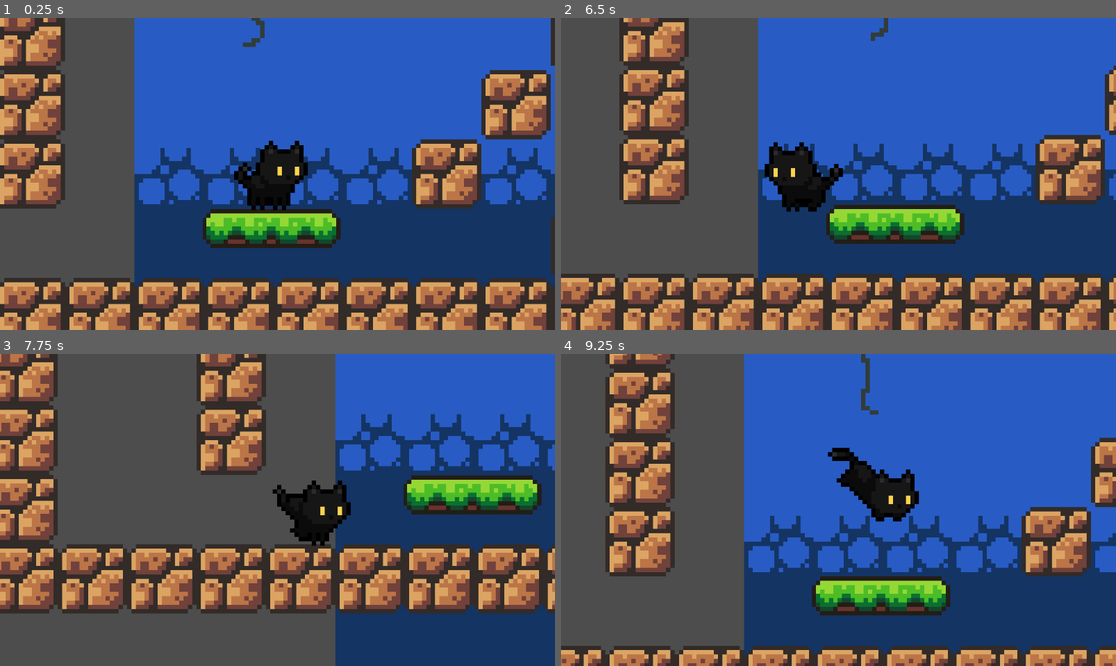
Above: before the commit, frames 1-4 (two rows, left to right).
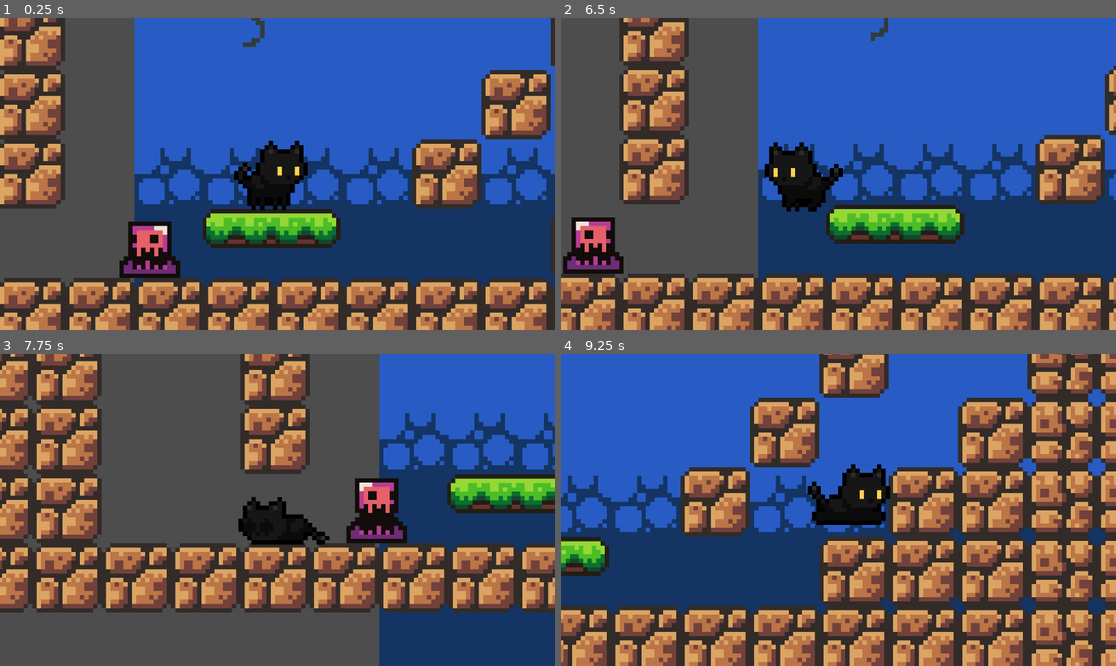
Above: after the commit, the same moments.

Repository: madgustoo/catja
Game: Godot game, scene res://main.tscn
Same seed, same stepped clock (60 frames per second), same inputs: the game is played once before the commit and once after it.
Inputs:
- Up to frame 1 (0.25 s): no input
- Up to frame 2 (6.5 s): hold Right (move_right) 0.53-2.03 s; tap Space (jump) at 0.77, 1.52, 3.02, 3.77, 4.52, 6.02 s; hold Left (move_left) 2.03-2.78 s; hold Right (move_right) 2.78-4.28 s; hold Left (move_left) 4.28-5.03 s; hold Right (move_right) 5.03-5.78 s; hold Left (move_left) from 5.78 s (still down)
- Up to frame 3 (7.75 s): tap Space (jump) at 6.77, 7.52 s; release Left (move_left) at 7.28 s; hold Right (move_right) from 7.28 s (still down)
- Up to frame 4 (9.25 s): keep holding Right (move_right); tap Space (jump) at 9.02 s

The runs differ from the first frame. In frame 1, 1.6% of the frame differs, in the area x 21-33%, y 65-84%; in frame 2, 1.6%; in frame 3, 47%; in frame 4, 80%, in the area x 0-100%, y 0-100%.

Commit message:
Added death animation

Diff:
--- a/killzone.tscn
+++ b/killzone.tscn
@@ -3,8 +3,8 @@
 [ext_resource type="Script" uid="uid://drjelotx05hib" path="res://scripts/killzone.gd" id="1_3brf5"]
 
 [node name="Killzone" type="Area2D"]
-collision_layer = 0
-collision_mask = 0
+collision_layer = 8
+collision_mask = 5
 script = ExtResource("1_3brf5")
 
 [node name="Timer" type="Timer" parent="."]
--- a/main.tscn
+++ b/main.tscn
@@ -1762,3 +1762,6 @@
 
 [node name="MovingBalloon3" parent="." instance=ExtResource("10_4c57u")]
 position = Vector2(-370, 113)
+
+[node name="Slime2" parent="." instance=ExtResource("7_272bh")]
+position = Vector2(-399, 172)
--- a/player.tscn
+++ b/player.tscn
@@ -8,6 +8,7 @@
 [ext_resource type="Texture2D" uid="uid://bsrqbhbmnftid" path="res://assets/sprites/player/cat05_run_strip4.png" id="3_hqtel"]
 [ext_resource type="Texture2D" uid="uid://cggn8tir85ip" path="res://assets/sprites/player/cat05_walk_strip8.png" id="3_sweqy"]
 [ext_resource type="Texture2D" uid="uid://cygvmb3ieudgp" path="res://assets/sprites/player/cat05_land_strip2.png" id="4_2hs0m"]
+[ext_resource type="Texture2D" uid="uid://sjmqfp1vxc2j" path="res://assets/sprites/player/cat05_die_strip8.png" id="4_urp6f"]
 [ext_resource type="Texture2D" uid="uid://cnq1wwmqiwvqe" path="res://assets/sprites/player/cat05_sneak_strip8.png" id="6_dw050"]
 [ext_resource type="Texture2D" uid="uid://csk1kwb40igll" path="res://assets/sprites/player/cat05_sleep_strip8.png" id="7_n7ghd"]
 [ext_resource type="Texture2D" uid="uid://ddtcfkfkbippg" path="res://assets/sprites/player/cat05_wallclimb_strip8.png" id="9_b26j0"]
@@ -17,6 +18,38 @@
 atlas = ExtResource("4_2hs0m")
 region = Rect2(0, 0, 40, 40)
 
+[sub_resource type="AtlasTexture" id="AtlasTexture_h6w8y"]
+atlas = ExtResource("4_urp6f")
+region = Rect2(0, 0, 40, 40)
+
+[sub_resource type="AtlasTexture" id="AtlasTexture_yem3p"]
+atlas = ExtResource("4_urp6f")
+region = Rect2(40, 0, 40, 40)
+
+[sub_resource type="AtlasTexture" id="AtlasTexture_86rna"]
+atlas = ExtResource("4_urp6f")
+region = Rect2(80, 0, 40, 40)
+
+[sub_resource type="AtlasTexture" id="AtlasTexture_xg1a7"]
+atlas = ExtResource("4_urp6f")
+region = Rect2(120, 0, 40, 40)
+
+[sub_resource type="AtlasTexture" id="AtlasTexture_ob4mi"]
+atlas = ExtResource("4_urp6f")
+region = Rect2(160, 0, 40, 40)
+
+[sub_resource type="AtlasTexture" id="AtlasTexture_ax26h"]
+atlas = ExtResource("4_urp6f")
+region = Rect2(200, 0, 40, 40)
+
+[sub_resource type="AtlasTexture" id="AtlasTexture_kh4g0"]
+atlas = ExtResource("4_urp6f")
+region = Rect2(240, 0, 40, 40)
+
+[sub_resource type="AtlasTexture" id="AtlasTexture_mgmjd"]
+atlas = ExtResource("4_urp6f")
+region = Rect2(280, 0, 40, 40)
+
 [sub_resource type="AtlasTexture" id="AtlasTexture_tkwlq"]
 atlas = ExtResource("2_1jxqw")
 region = Rect2(80, 0, 40, 40)
@@ -249,6 +282,35 @@
 }],
 "loop": false,
 "name": &"crouch",
+"speed": 5.0
+}, {
+"frames": [{
+"duration": 1.0,
+"texture": SubResource("AtlasTexture_h6w8y")
+}, {
+"duration": 1.0,
+"texture": SubResource("AtlasTexture_yem3p")
+}, {
+"duration": 1.0,
+"texture": SubResource("AtlasTexture_86rna")
+}, {
+"duration": 1.0,
+"texture": SubResource("AtlasTexture_xg1a7")
+}, {
+"duration": 1.0,
+"texture": SubResource("AtlasTexture_ob4mi")
+}, {
+"duration": 1.0,
+"texture": SubResource("AtlasTexture_ax26h")
+}, {
+"duration": 1.0,
+"texture": SubResource("AtlasTexture_kh4g0")
+}, {
+"duration": 1.0,
+"texture": SubResource("AtlasTexture_mgmjd")
+}],
+"loop": true,
+"name": &"death",
 "speed": 5.0
 }, {
 "frames": [{
@@ -490,8 +552,9 @@
 texture_filter = 1
 position = Vector2(0, -13)
 sprite_frames = SubResource("SpriteFrames_7ahtn")
-animation = &"wall_slide"
+animation = &"death"
 autoplay = "idle"
+frame_progress = 0.42094
 
 [node name="RayCast2D" type="RayCast2D" parent="."]
 target_position = Vector2(0, 14)
--- a/scripts/killzone.gd
+++ b/scripts/killzone.gd
@@ -3,12 +3,15 @@
 @onready var timer = $Timer
 
 func _on_body_entered(body: Node2D) -> void:
-	Engine.time_scale = 0.5
-	body.rotate(deg_to_rad(-45))
-	body.get_node("CollisionShape2D").queue_free()
-	timer.start()
+	if body.is_in_group("Player"):
+		body.die()
+		$CollisionShape2D.disabled = true
+		#Engine.time_scale = 0.5
+		#body.rotate(deg_to_rad(-45))
+		#body.get_node("CollisionShape2D").queue_free()
+		timer.start()
 
 
 func _on_timer_timeout() -> void:
-	Engine.time_scale = 1
+	# Engine.time_scale = 1
 	get_tree().reload_current_scene()
--- a/scripts/player.gd
+++ b/scripts/player.gd
@@ -20,7 +20,8 @@
 	SNEAK,
 	WALL_CLIMB,
 	WALL_SLIDE,
-	LANDED
+	LANDED,
+	DEATH
 }
 
 var state = State.NORMAL
@@ -45,6 +46,14 @@
 var standing_collision_shape = preload("res://resources/collisions/player_standing.tres")
 var crouching_collision_shape = preload("res://resources/collisions/player_crouching.tres")
 
+func die() -> void:
+	if state == State.DEATH:
+		return
+	state = State.DEATH
+	velocity = Vector2.ZERO
+	animated_stripe.play("death")
+	collision_shape.disabled = true
+
 func bounce(force: Vector2):
 	velocity = force
 
@@ -62,6 +71,11 @@
 			velocity.y += FALL_GRAVITY * delta
 			if velocity.y > MAX_FALL_SPEED:
 				velocity.y = MAX_FALL_SPEED
+
+	if state == State.DEATH:
+		velocity.x = 0
+		move_and_slide()
+		return
 
 	# Handle variable jump
 	if Input.is_action_just_released("jump") and velocity.y < 0:
--- a/scripts/slime.gd
+++ b/scripts/slime.gd
@@ -8,10 +8,6 @@
 @onready var ray_cast_left: RayCast2D = $RayCastLeft
 @onready var animated_sprite_2d: AnimatedSprite2D = $AnimatedSprite2D
 
-# Called when the node enters the scene tree for the first time.
-func _ready() -> void:
-	pass # Replace with function body.
-
 # Called every frame. 'delta' is the elapsed time since the previous frame.
 func _process(delta: float) -> void:
 	if ray_cast_right.is_colliding():
--- a/slime.tscn
+++ b/slime.tscn
@@ -52,7 +52,6 @@
 frame_progress = 0.755002
 
 [node name="Killzone" parent="." instance=ExtResource("2_4l1t8")]
-collision_layer = 8
 collision_mask = 1
 
 [node name="CollisionShape2D" type="CollisionShape2D" parent="Killzone"]
Not shown: 1 places in player.tscn that only renumber resources
